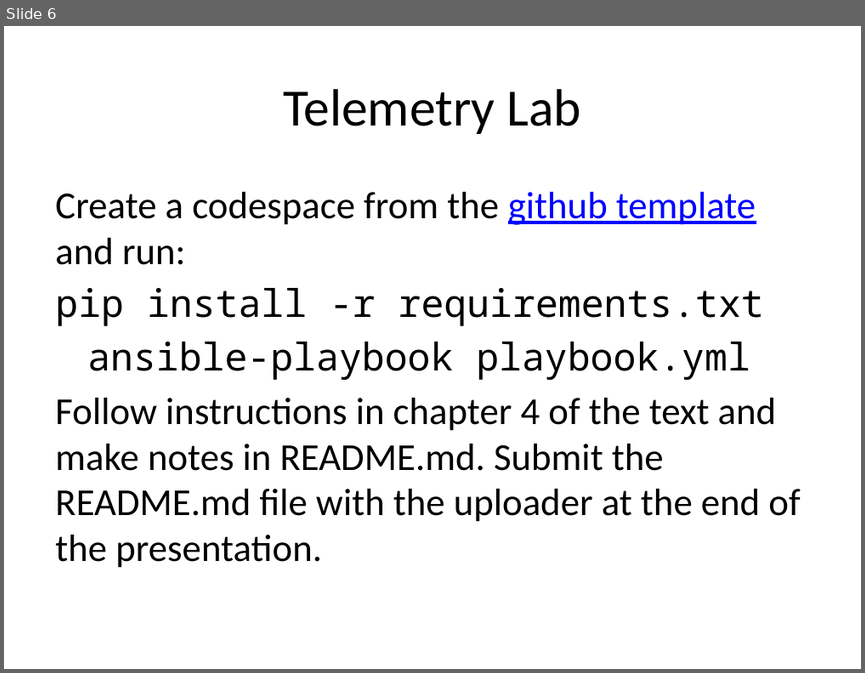
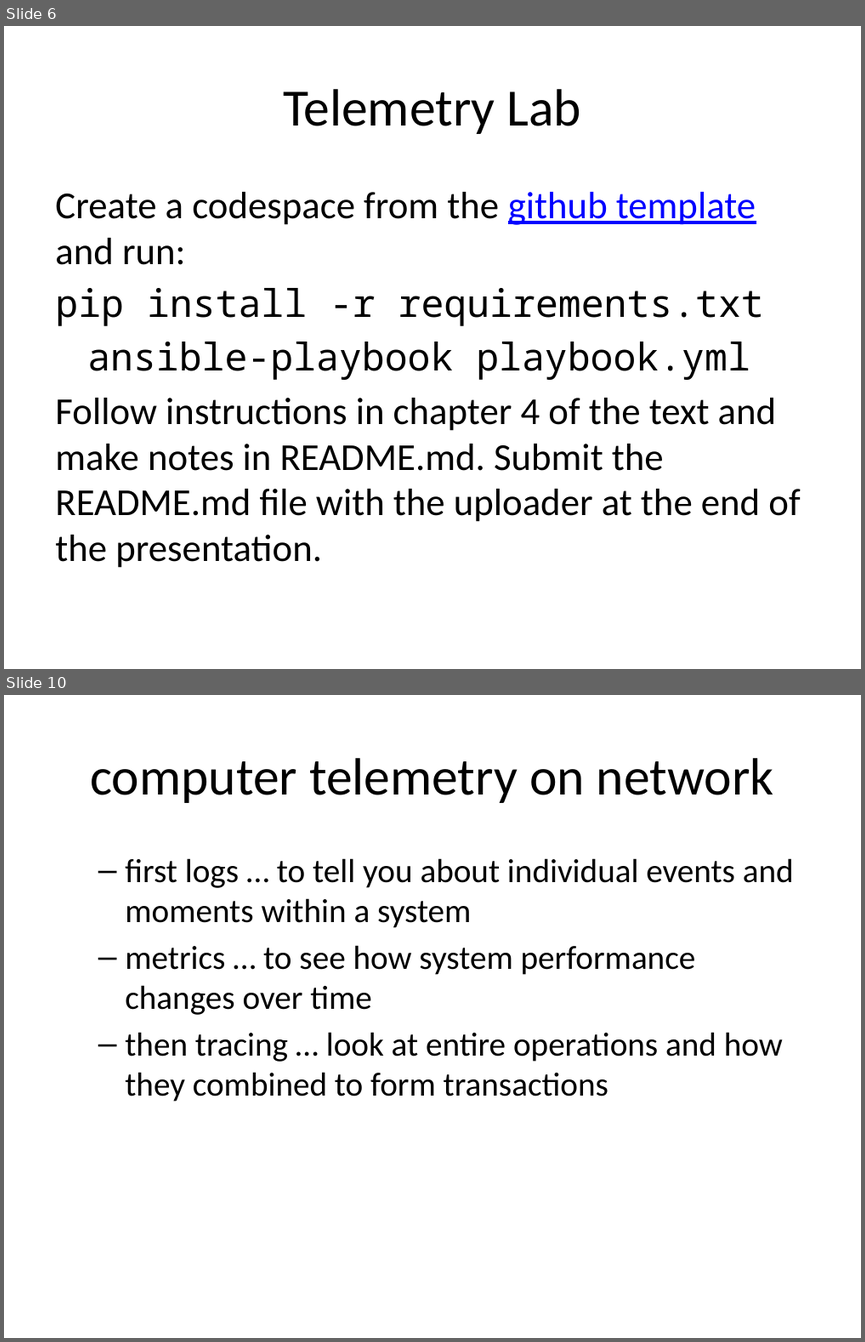
Before and after one commit to rhildred/INFO8985, a slide deck: telemetry/slides.pptx. Shown one above the other, each under a label of ours: slide 6 before the commit, slides 6 and 10 after it; the slides between them are not shown. The pictures are 865x673 and 865x1342 pixels, drawn with LibreOffice and Linux fonts; fonts in the diff are those of the drawing. Boxes give left, top, right and bottom in pixels: in the first picture for what was removed or moved away, otherwise in the second. Text is boxed around its words. In the diff, an @@ line names an element or a change of style, - is before the commit and + after.

```diff
--- a/telemetry/slides.pptx
+++ b/telemetry/slides.pptx
@@ slide 10 added at (4, 695, 861, 1338), background #FFFFFF @@
@@ title added at (90, 758, 774, 803), 44 pt, text #000000 @@
+computer telemetry on network
@@ text added at (125, 858, 794, 1101), 28 pt, text #000000 @@
+  – first logs … to tell you about individual events and moments within a system
+  – metrics … to see how system performance changes over time
+  – then tracing … look at entire operations and how they combined to form transactions
```
Also in this commit, not shown: 13 other slides added, 17 other files.
